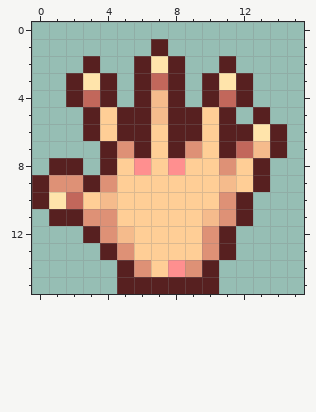
Edited in one commit: pixel-art sprite (public/assets/images/cursor/cursor-idle.png). The picture above is the old version.
Rulers count pixels.
Now the later version:
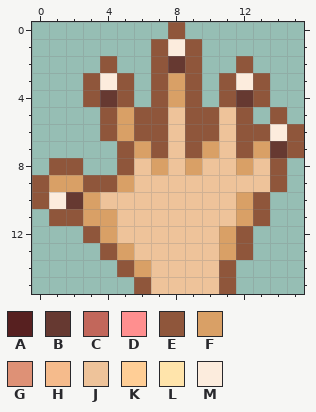
Palette (. is transparent): A #572020  B #663931  C #c2675b  D #ff8f8f  E #8f563b  F #d9a066  G #de9176  H #f5bb8c  J #eec39a  K #ffce96  L #ffe4ab  M #fcecdd
Change:
file 16x16 -> 160x160 pixels (blocks of 1x1 -> 10x10; one block is one cell here)
Changed rows in their new state; - is an unchanged pixel.
first column x 0:
 0 --------E-------
 1 -------EME------
 2 ---.E-.EBE-.E---
 3 --.EME.EFE.EME--
 4 --.EBE.EFE.EBE--
 5 ---.EFEEJEEJE.E-
 6 ---.EFEEJEEJEEME
 7 ----.EFEJEFJEFBE
 8 -EE-.EJFJFJJFJE-
 9 EFFEEFJJJJJJJJE-
10 EMBFJJJJJJJJFE--
11 -EEFFJJJJJJJFE--
12 ---EFJJJJJJFE---
13 ----EFJJJJJFE---
14 -----EFJJJJE----
15 -----.EJJJJE----
